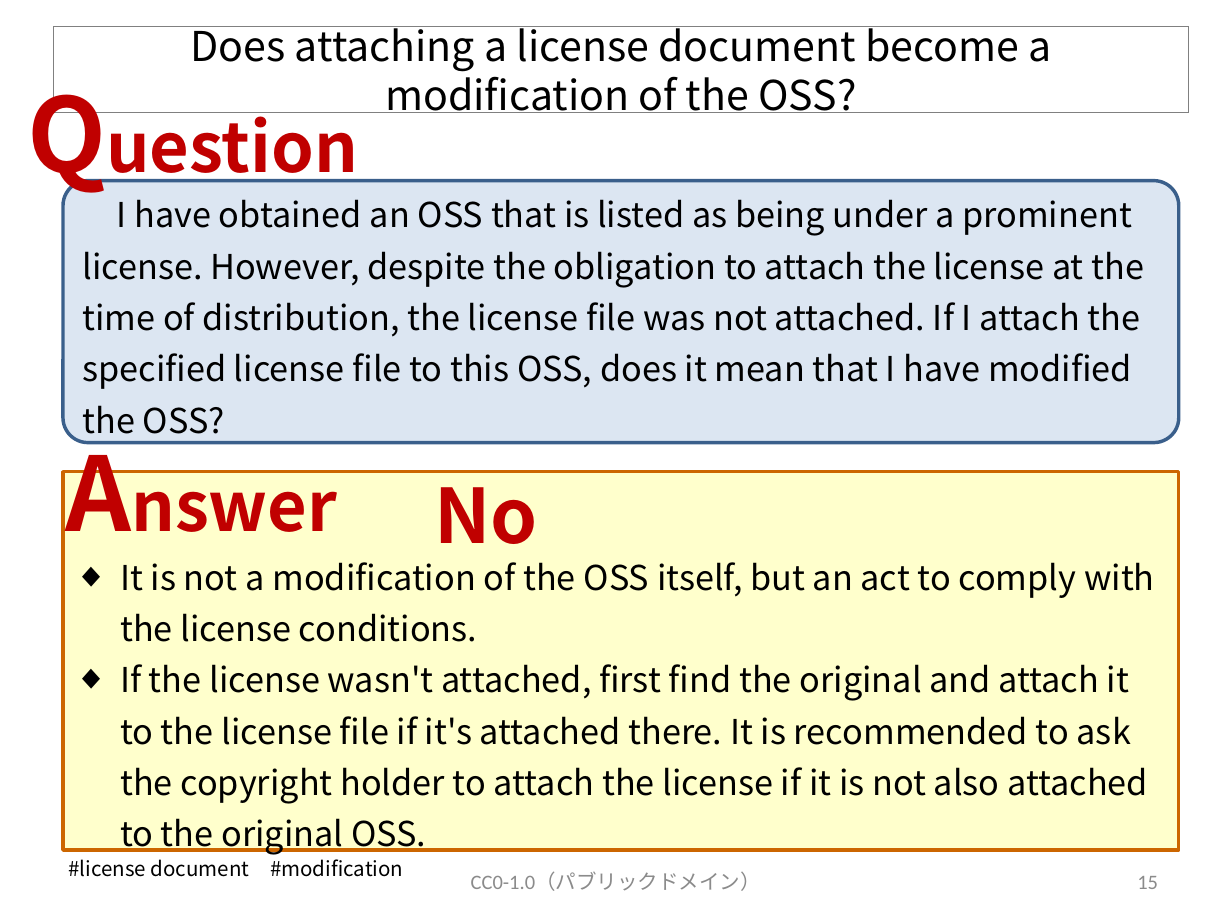
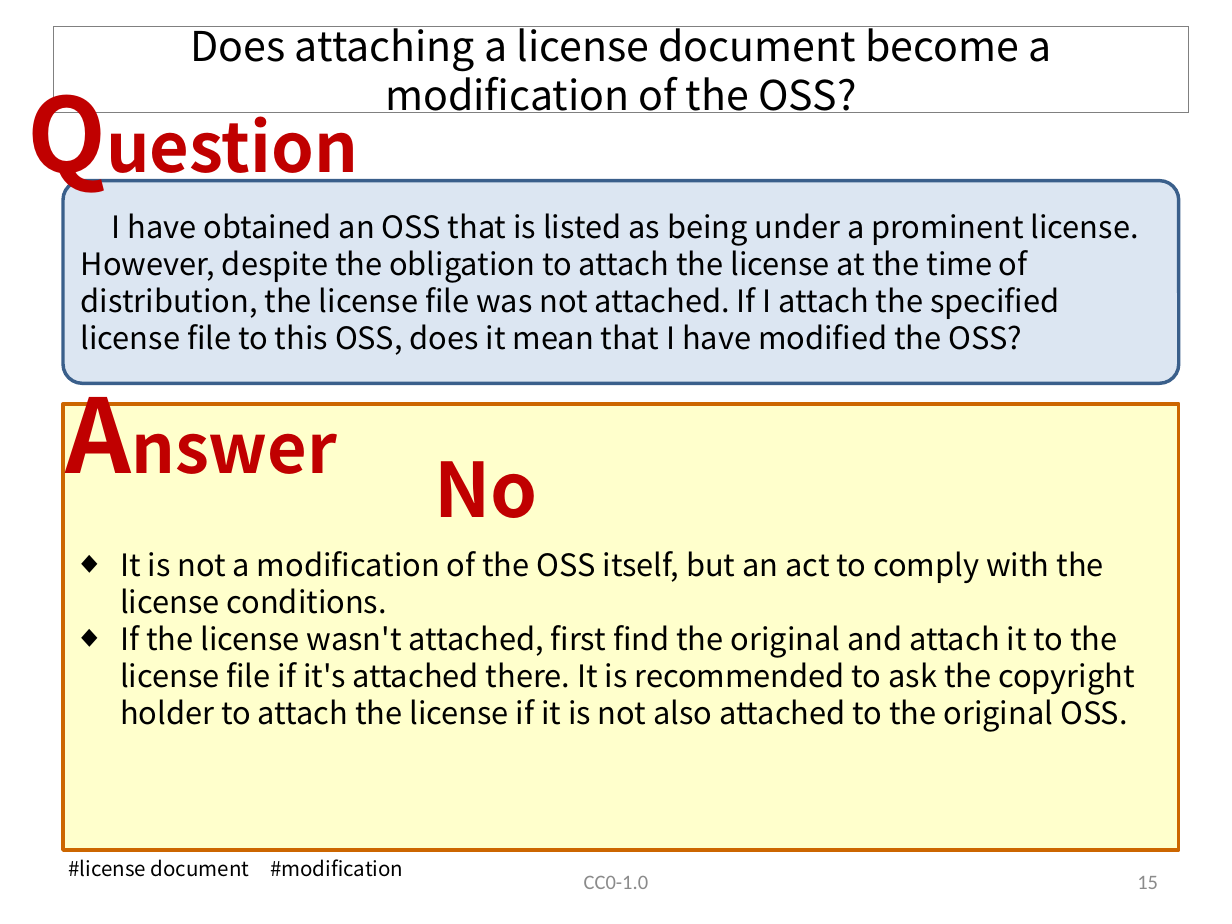
Before and after one commit to OpenChain-Project/OpenChain-JWG, a slide deck: slide 16 of Education_Material/FAQ/Misunderstandings_of_OSS_licenses_CC0.pptx. Drawn at 1232x924 pixels with LibreOffice and Linux fonts; fonts in the diff are those of the drawing. Boxes give left, top, right and bottom in pixels: in the first picture for what was removed or moved away, otherwise in the second. Text is boxed around its words. In the diff, an @@ line names an element or a change of style, - is before the commit and + after.

Commit message:
Frequent Misunderstandings of OSS licenses V7

```diff
--- a/Education_Material/FAQ/Misunderstandings_of_OSS_licenses_CC0.pptx
+++ b/Education_Material/FAQ/Misunderstandings_of_OSS_licenses_CC0.pptx
@@ rounded rectangle "I have obtained an OSS ..." at [63,181,1179,384]: size 20 to 18 pt; line spacing 30pt to 1 @@
@@ rounded rectangle "I have obtained an OSS ...": place and size @@
-rounded rectangle "I have obtained an OSS ..." at [63,181,1179,444]
+rounded rectangle "I have obtained an OSS ..." at [63,181,1179,384]
@@ text "Answer": place and size @@
-text "Answer" at [53,424,377,561]
+text "Answer" at [53,365,377,501]
@@ rectangle: place and size @@
-rectangle at [63,472,1179,850]
+rectangle at [63,404,1179,850]
@@ text "No" rewrapped from [434,466,538,544] to [434,461,538,518] @@
@@ text "It is not a modification ..." at [120,551,1135,732]: size 20 to 18 pt; line spacing 30pt to 1 @@
@@ text at [584,876,648,889]: text changed @@
-CC0-1.0（パブリックドメイン）
+CC0-1.0
```
Also in this commit, not shown: 51 other slides changed, 5 slides added.
